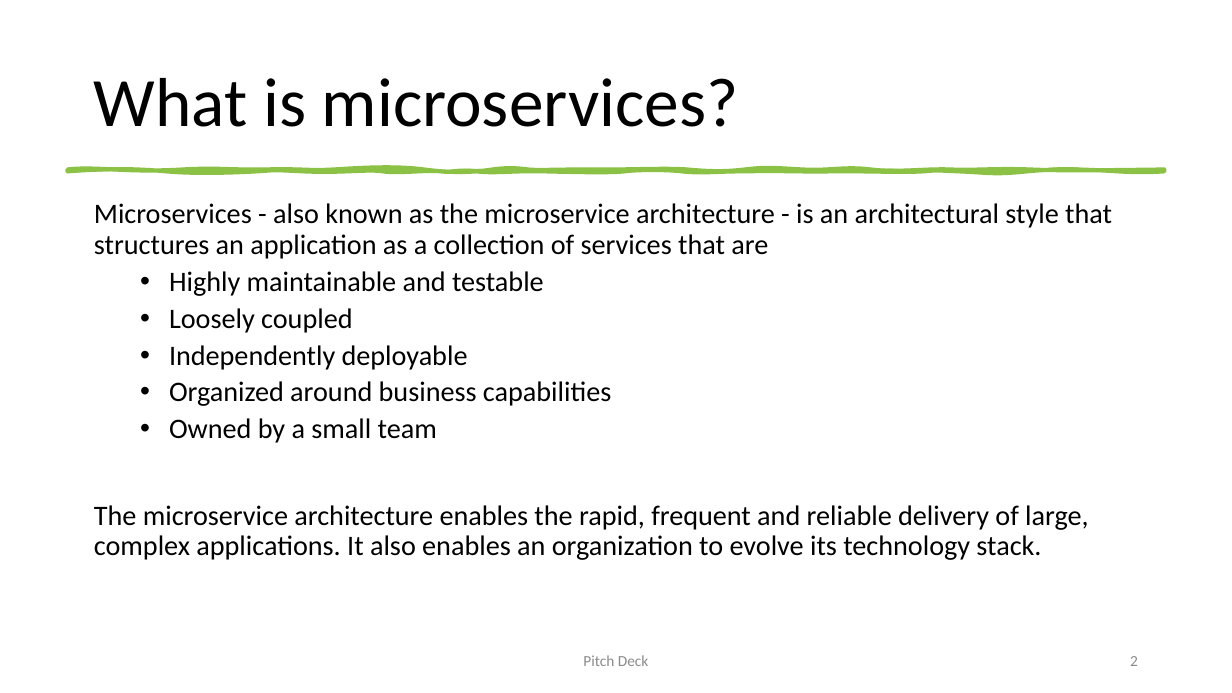
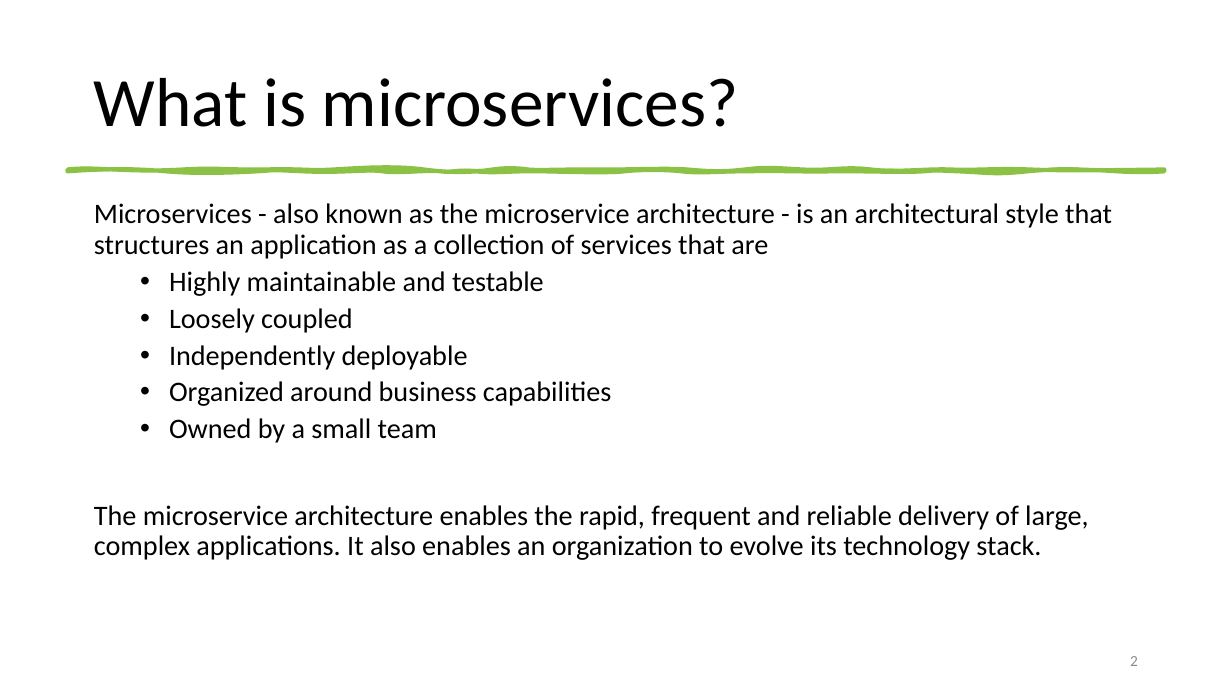
Before and after one commit to CoderTechWeb/Microservice, a slide deck: slide 2 of Microservice.pptx. Drawn at 1232x693 pixels with LibreOffice and Linux fonts; fonts in the diff are those of the drawing. Boxes give left, top, right and bottom in pixels: in the first picture for what was removed or moved away, otherwise in the second. Text is boxed around its words. In the diff, an @@ line names an element or a change of style, - is before the commit and + after.

```diff
--- a/Microservice.pptx
+++ b/Microservice.pptx
@@ text removed at box(583, 655, 649, 666) @@
-Pitch Deck
```
Also in this commit, not shown: 1 other slide changed, 1 slide added, 18 other files.
